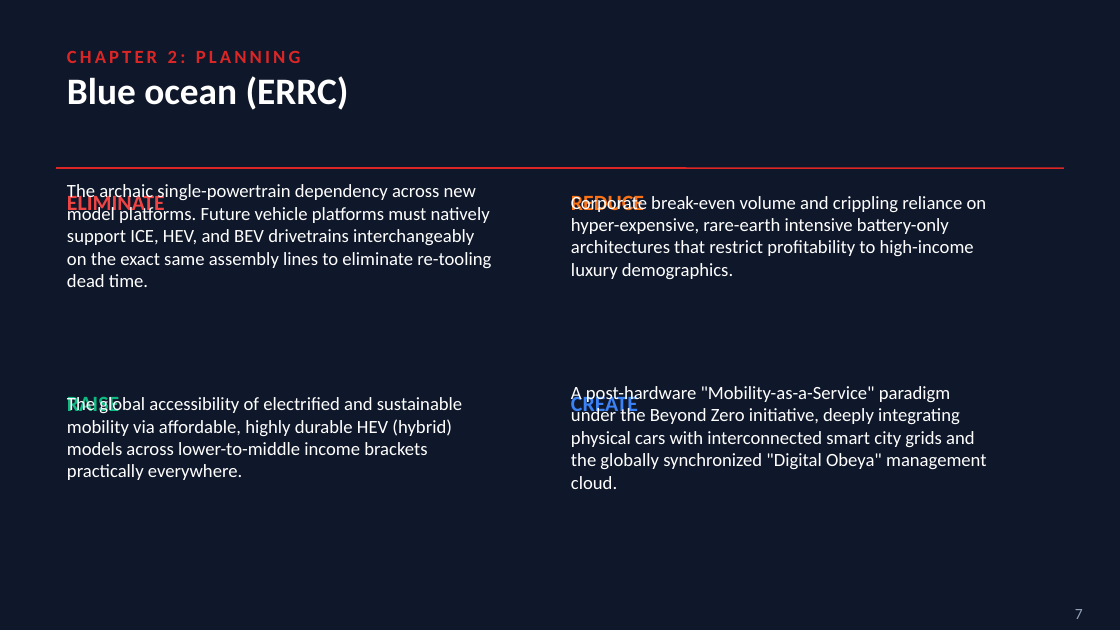
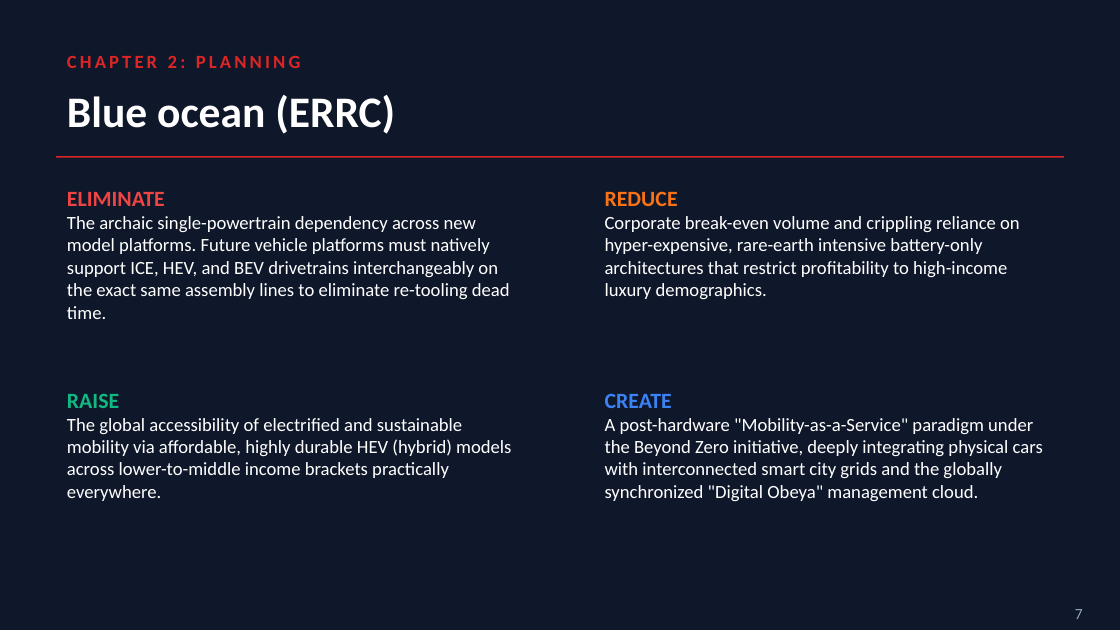
Before and after one commit to paymybills/EOMPresentation, a slide deck: slide 7 of EOM_Presentation.pptx. Drawn at 1120x630 pixels with LibreOffice and Linux fonts; fonts in the diff are those of the drawing. Boxes give left, top, right and bottom in pixels: in the first picture for what was removed or moved away, otherwise in the second. Text is boxed around its words. In the diff, an @@ line names an element or a change of style, - is before the commit and + after.

```diff
--- a/EOM_Presentation.pptx
+++ b/EOM_Presentation.pptx
@@ text "Blue ocean (ERRC)": place and size @@
-text "Blue ocean (ERRC)" at [67,76,349,110]
+text "Blue ocean (ERRC)" at [67,95,395,134]
@@ text "Blue ocean (ERRC)" at [67,95,395,134]: size 24 to 28 pt; vertical alignment middle to top @@
@@ line moved from (56, 168) - (1064, 168) to (56, 157) - (1064, 157) @@
@@ vertical alignment middle to top in 5 elements at [67,56,301,68], [67,192,510,319], [67,393,511,501], [605,393,1043,501], [605,191,1020,300] @@
@@ text at [67,192,510,319]: text changed @@
-The archaic single-powertrain dependency across new model platforms. Future vehicle platforms must natively support ICE, HEV, and BEV drivetrains interchangeably on the exact same assembly lines to eliminate re-tooling dead time.
+ELIMINATE
+The archaic single-powertrain dependency across new model platforms. Future vehicle platforms must natively support ICE, HEV, and BEV drivetrains interchangeably on the exact same assembly lines to eliminate re-tooling dead time.
@@ text removed at [67,192,165,217] @@
-ELIMINATE
@@ text removed at [571,195,644,212] @@
-REDUCE
@@ text at [605,191,1020,300]: text changed @@
-Corporate break-even volume and crippling reliance on hyper-expensive, rare-earth intensive battery-only architectures that restrict profitability to high-income luxury demographics.
+REDUCE
+Corporate break-even volume and crippling reliance on hyper-expensive, rare-earth intensive battery-only architectures that restrict profitability to high-income luxury demographics.
@@ text at [67,393,511,501]: text changed @@
-The global accessibility of electrified and sustainable mobility via affordable, highly durable HEV (hybrid) models across lower-to-middle income brackets practically everywhere.
+RAISE
+The global accessibility of electrified and sustainable mobility via affordable, highly durable HEV (hybrid) models across lower-to-middle income brackets practically everywhere.
@@ text removed at [67,396,119,414] @@
-RAISE
@@ text removed at [571,393,638,418] @@
-CREATE
@@ text at [605,393,1043,501]: text changed @@
-A post-hardware "Mobility-as-a-Service" paradigm under the Beyond Zero initiative, deeply integrating physical cars with interconnected smart city grids and the globally synchronized "Digital Obeya" management cloud.
+CREATE
+A post-hardware "Mobility-as-a-Service" paradigm under the Beyond Zero initiative, deeply integrating physical cars with interconnected smart city grids and the globally synchronized "Digital Obeya" management cloud.
```
Also in this commit, not shown: 16 other slides changed, 1 other file.
